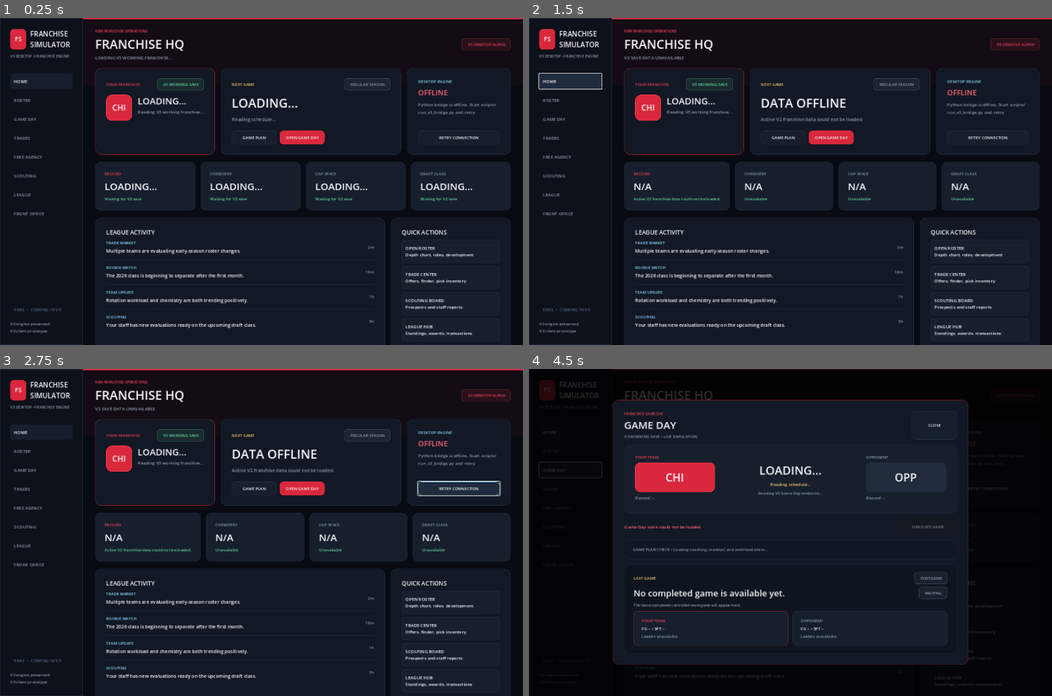
Above: before the commit, frames 1-4 (two rows, left to right).
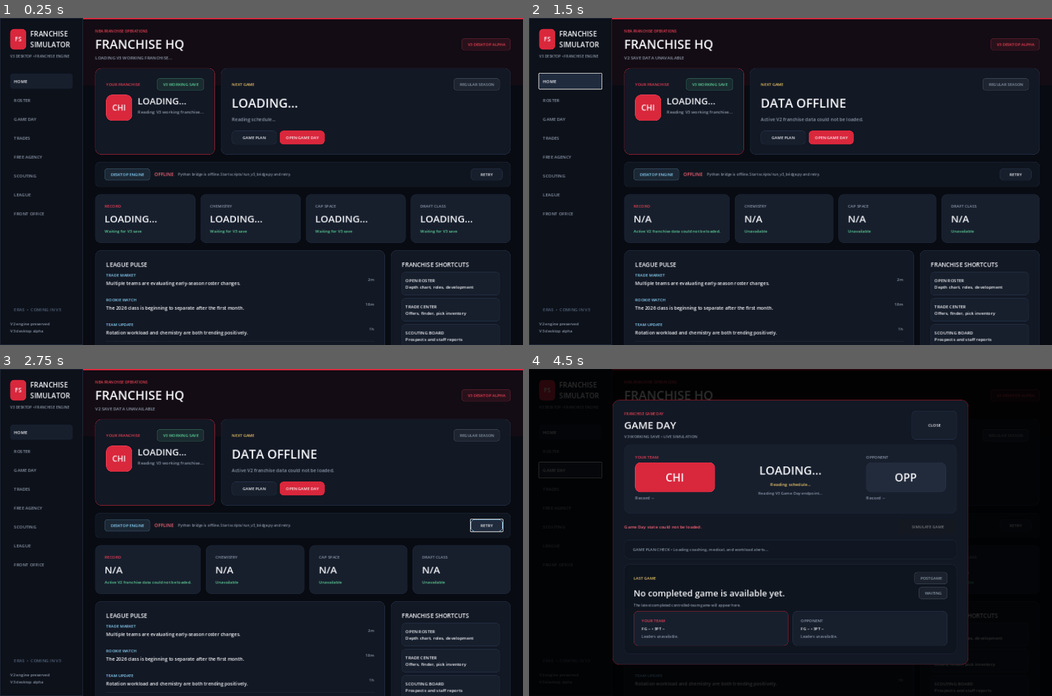
Above: after the commit, the same moments.

Repository: mklim6/NBA_Roster_Optimization_Engine
Game: Godot game, scene res://scenes/main.tscn
Same seed, same stepped clock (60 frames per second), same inputs: the game is played once before the commit and once after it.
Inputs:
- Up to frame 1 (0.25 s): no input
- Up to frame 2 (1.5 s): click "ROSTER" at 0.5 s; click "HOME" at 1.25 s
- Up to frame 3 (2.75 s): click "RETRY CONNECTION" (after the commit: "RETRY") at 2 s
- Up to frame 4 (4.5 s): click "RETRY CONNECTION" (after the commit: "RETRY") at 2.75 s; click "RETRY CONNECTION" (after the commit: "RETRY") at 3.5 s; click "GAME DAY" at 4.25 s

The runs differ from the first frame. In frame 1, 8.8% of the frame differs, in the area x 3-98%, y 15-99%; in frame 2, 8.4%; in frame 3, 9.1%; in frame 4, 0.1%.

Commit message:
Modernize V3 home and roster UI

Diff:
--- a/godot_client/scripts/main.gd
+++ b/godot_client/scripts/main.gd
@@ -213,7 +213,7 @@
 	column.add_child(eras)
 
 	var footer := Label.new()
-	footer.text = "V2 engine preserved\nV3 client prototype"
+	footer.text = "V2 engine preserved\nV3 desktop alpha"
 	footer.add_theme_color_override("font_color", MUTED)
 	footer.add_theme_font_size_override("font_size", 11)
 	column.add_child(footer)
@@ -237,17 +237,18 @@
 	hero_row.add_theme_constant_override("separation", 16)
 	hero_row.add_child(_build_team_card())
 	hero_row.add_child(_build_next_game_card())
-	hero_row.add_child(_build_engine_card())
 	column.add_child(hero_row)
+
+	column.add_child(_build_engine_status_strip())
 
 	var metrics := GridContainer.new()
 	metrics.columns = 4
 	metrics.add_theme_constant_override("h_separation", 14)
 	metrics.add_theme_constant_override("v_separation", 14)
-	metrics.add_child(_metric_card("RECORD", "LOADING...", "Waiting for V2 save"))
-	metrics.add_child(_metric_card("CHEMISTRY", "LOADING...", "Waiting for V2 save"))
-	metrics.add_child(_metric_card("CAP SPACE", "LOADING...", "Waiting for V2 save"))
-	metrics.add_child(_metric_card("DRAFT CLASS", "LOADING...", "Waiting for V2 save"))
+	metrics.add_child(_metric_card("RECORD", "LOADING...", "Waiting for V3 save"))
+	metrics.add_child(_metric_card("CHEMISTRY", "LOADING...", "Waiting for V3 save"))
+	metrics.add_child(_metric_card("CAP SPACE", "LOADING...", "Waiting for V3 save"))
+	metrics.add_child(_metric_card("DRAFT CLASS", "LOADING...", "Waiting for V3 save"))
 	column.add_child(metrics)
 
 	var lower := HBoxContainer.new()
@@ -385,33 +386,44 @@
 	body.add_child(actions)
 	return card
 
-func _build_engine_card() -> Control:
-	var card := _card(Vector2(285, 220))
-	var body := _card_body(card, 20)
-
-	body.add_child(_small_label("DESKTOP ENGINE", ACCENT))
+func _build_engine_status_strip() -> Control:
+	var strip := PanelContainer.new()
+	strip.custom_minimum_size = Vector2(0, 58)
+	strip.add_theme_stylebox_override("panel", _box(Color("0f151f"), 12, SOFT_BORDER))
+
+	var margin := MarginContainer.new()
+	_set_margins(margin, 16, 10, 12, 10)
+	strip.add_child(margin)
+
+	var row := HBoxContainer.new()
+	row.add_theme_constant_override("separation", 12)
+	margin.add_child(row)
+
+	var engine_tag := _pill("DESKTOP ENGINE", ACCENT)
+	row.add_child(engine_tag)
 
 	bridge_status = Label.new()
 	bridge_status.text = "CHECKING..."
 	bridge_status.add_theme_color_override("font_color", MUTED)
-	bridge_status.add_theme_font_size_override("font_size", 20)
-	body.add_child(bridge_status)
+	bridge_status.add_theme_font_size_override("font_size", 13)
+	bridge_status.vertical_alignment = VERTICAL_ALIGNMENT_CENTER
+	row.add_child(bridge_status)
 
 	bridge_detail = Label.new()
 	bridge_detail.text = "Looking for the local Python bridge on port 8765."
+	bridge_detail.size_flags_horizontal = Control.SIZE_EXPAND_FILL
 	bridge_detail.autowrap_mode = TextServer.AUTOWRAP_WORD_SMART
 	bridge_detail.add_theme_color_override("font_color", MUTED)
-	bridge_detail.add_theme_font_size_override("font_size", 12)
-	body.add_child(bridge_detail)
-
-	var spacer := Control.new()
-	spacer.size_flags_vertical = Control.SIZE_EXPAND_FILL
-	body.add_child(spacer)
-
-	retry_button = _action_button("RETRY CONNECTION")
+	bridge_detail.add_theme_font_size_override("font_size", 10)
+	bridge_detail.vertical_alignment = VERTICAL_ALIGNMENT_CENTER
+	row.add_child(bridge_detail)
+
+	retry_button = _action_button("RETRY")
+	retry_button.custom_minimum_size = Vector2(88, 32)
 	retry_button.pressed.connect(_check_bridge)
-	body.add_child(retry_button)
-	return card
+	row.add_child(retry_button)
+
+	return strip
 
 
 func _metric_card(label_text: String, value_text: String, detail_text: String) -> Control:
@@ -468,14 +480,20 @@
 	titles.size_flags_horizontal = Control.SIZE_EXPAND_FILL
 	titles.add_theme_constant_override("separation", 3)
 
+	var eyebrow := Label.new()
+	eyebrow.text = "TEAM OPERATIONS"
+	eyebrow.add_theme_color_override("font_color", TEAM_PRIMARY_HOVER)
+	eyebrow.add_theme_font_size_override("font_size", 10)
+	titles.add_child(eyebrow)
+
 	var title := Label.new()
-	title.text = "ROSTER COMMAND CENTER"
+	title.text = "ROSTER MANAGEMENT"
 	title.add_theme_color_override("font_color", TEXT)
-	title.add_theme_font_size_override("font_size", 28)
+	title.add_theme_font_size_override("font_size", 31)
 	titles.add_child(title)
 
 	roster_subtitle = Label.new()
-	roster_subtitle.text = "LOADING ACTIVE V2 ROSTER..."
+	roster_subtitle.text = "LOADING V3 WORKING ROSTER..."
 	roster_subtitle.add_theme_color_override("font_color", MUTED)
 	roster_subtitle.add_theme_font_size_override("font_size", 12)
 	titles.add_child(roster_subtitle)
@@ -500,18 +518,32 @@
 	metrics.add_child(_roster_summary_card("CHEMISTRY", "LOADING..."))
 	column.add_child(metrics)
 
+	var status_panel := PanelContainer.new()
+	status_panel.add_theme_stylebox_override("panel", _box(Color("0f151f"), 10, SOFT_BORDER))
+	column.add_child(status_panel)
+
+	var status_margin := MarginContainer.new()
+	_set_margins(status_margin, 12, 8, 12, 8)
+	status_panel.add_child(status_margin)
+
 	roster_status = Label.new()
-	roster_status.text = "Waiting for the read-only roster endpoint."
+	roster_status.text = "Waiting for the V3 roster endpoint."
 	roster_status.add_theme_color_override("font_color", MUTED)
-	roster_status.add_theme_font_size_override("font_size", 11)
-	column.add_child(roster_status)
+	roster_status.add_theme_font_size_override("font_size", 10)
+	status_margin.add_child(roster_status)
 
 	var roster_card := _card(Vector2(0, 0))
 	roster_card.size_flags_horizontal = Control.SIZE_EXPAND_FILL
 	roster_card.size_flags_vertical = Control.SIZE_EXPAND_FILL
 	var body := _card_body(roster_card, 16)
 
-	body.add_child(_section_title("ACTIVE ROSTER"))
+	var roster_header_row := HBoxContainer.new()
+	roster_header_row.add_child(_section_title("ACTIVE ROSTER"))
+	var roster_header_spacer := Control.new()
+	roster_header_spacer.size_flags_horizontal = Control.SIZE_EXPAND_FILL
+	roster_header_row.add_child(roster_header_spacer)
+	roster_header_row.add_child(_small_label("CLICK ANY PLAYER FOR FULL PROFILE", MUTED))
+	body.add_child(roster_header_row)
 	body.add_child(_roster_table_header())
 
 	var scroll := ScrollContainer.new()
@@ -525,7 +557,7 @@
 	scroll.add_child(roster_rows)
 
 	var loading := Label.new()
-	loading.text = "Loading players from the active V2 checkpoint..."
+	loading.text = "Loading players from the V3 working checkpoint..."
 	loading.add_theme_color_override("font_color", MUTED)
 	loading.add_theme_font_size_override("font_size", 12)
 	roster_rows.add_child(loading)
@@ -542,16 +574,23 @@
 
 
 func _roster_summary_card(label_text: String, value_text: String) -> Control:
-	var card := _card(Vector2(0, 88))
+	var card := _card(Vector2(0, 96))
 	card.size_flags_horizontal = Control.SIZE_EXPAND_FILL
+	card.add_theme_stylebox_override("panel", _box(PANEL_ALT, 12, SOFT_BORDER))
 	var body := _card_body(card, 14)
-
-	body.add_child(_small_label(label_text, MUTED))
+	body.add_theme_constant_override("separation", 5)
+
+	body.add_child(
+		_small_label(
+			label_text,
+			TEAM_PRIMARY_HOVER if label_text == "ROSTER" else MUTED
+		)
+	)
 
 	var value := Label.new()
 	value.text = value_text
 	value.add_theme_color_override("font_color", TEXT)
-	value.add_theme_font_size_override("font_size", 21)
+	value.add_theme_font_size_override("font_size", 23)
 	body.add_child(value)
 
 	match label_text:
@@ -594,7 +633,7 @@
 
 	var margin := MarginContainer.new()
 	margin.mouse_filter = Control.MOUSE_FILTER_IGNORE
-	_set_margins(margin, 10, 7, 10, 7)
+	_set_margins(margin, 11, 8, 11, 8)
 	panel.add_child(margin)
 
 	var row := HBoxContainer.new()
@@ -604,9 +643,13 @@
 
 	var player_name := str(player.get("name", "Unknown"))
 	var starter := bool(player.get("is_starter", false))
-	var name_color := ACCENT if starter else TEXT
+	var name_color := TEAM_PRIMARY_HOVER if starter else TEXT
 	if starter:
-		player_name = "[S] " + player_name
+		player_name = "START • " + player_name
+		panel.add_theme_stylebox_override(
+			"panel",
+			_box(Color("1b1821"), 9, Color(TEAM_PRIMARY, 0.52))
+		)
 
 	var morale = player.get("morale", {})
 	var morale_text := str(morale.get("status", ""))
@@ -1694,7 +1737,7 @@
 	card.size_flags_vertical = Control.SIZE_EXPAND_FILL
 	var body := _card_body(card, 20)
 
-	body.add_child(_section_title("LEAGUE ACTIVITY"))
+	body.add_child(_section_title("LEAGUE PULSE"))
 	body.add_child(_activity("TRADE MARKET", "Multiple teams are evaluating early-season roster changes.", "2m"))
 	body.add_child(_divider())
 	body.add_child(_activity("ROOKIE WATCH", "The 2026 class is beginning to separate after the first month.", "18m"))
@@ -1710,7 +1753,7 @@
 	card.size_flags_vertical = Control.SIZE_EXPAND_FILL
 	var body := _card_body(card, 20)
 
-	body.add_child(_section_title("QUICK ACTIONS"))
+	body.add_child(_section_title("FRANCHISE SHORTCUTS"))
 	body.add_child(_wide_action("OPEN ROSTER", "Depth chart, roles, development"))
 	body.add_child(_wide_action("TRADE CENTER", "Offers, finder, pick inventory"))
 	body.add_child(_wide_action("SCOUTING BOARD", "Prospects and staff reports"))
Not shown, added: scripts/v3_quick_gate.ps1
